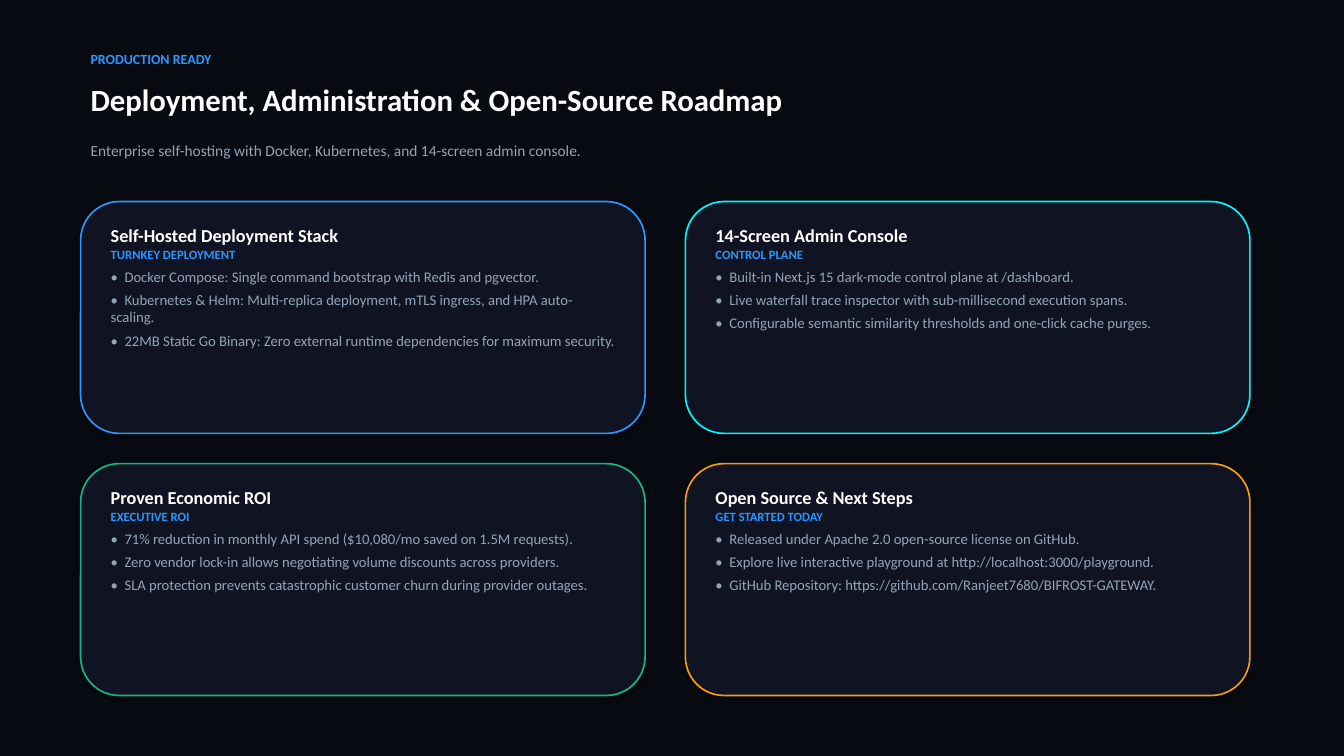
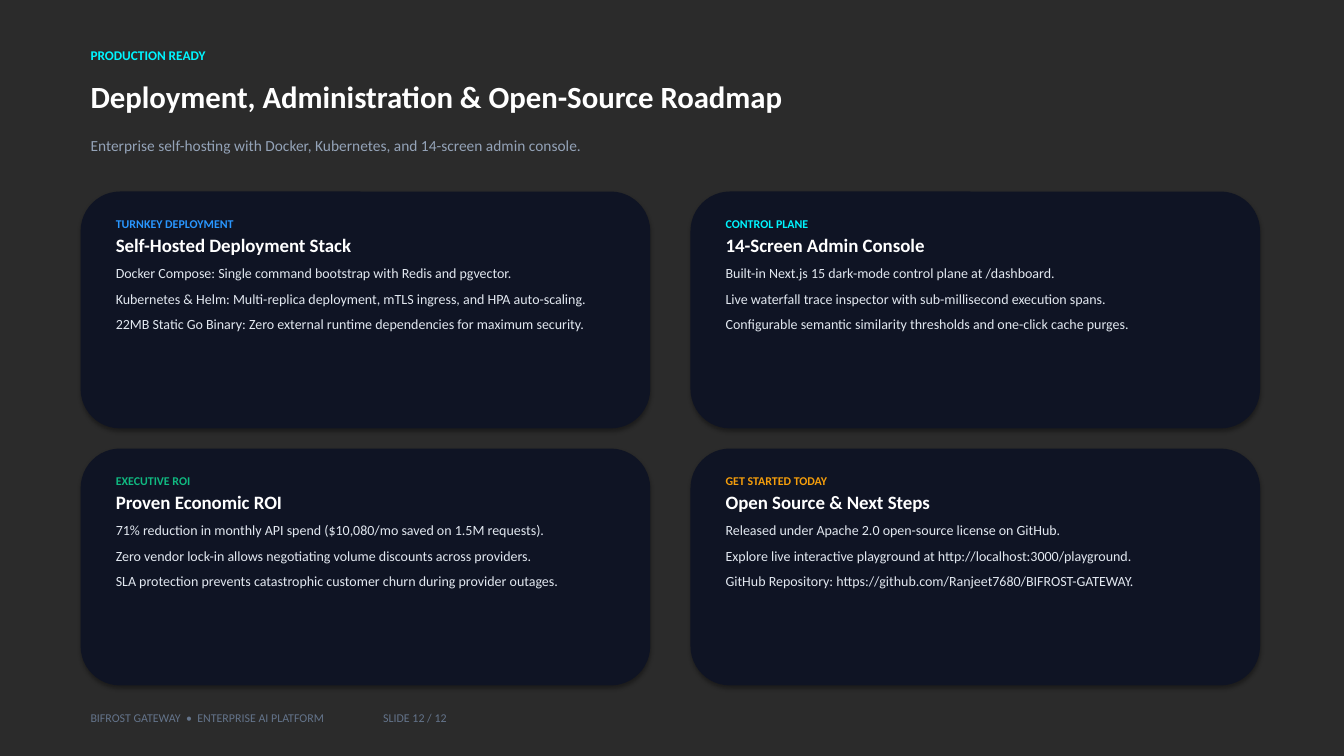
Before and after one commit to Ranjeet7680/BIFROST-GATEWAY, a slide deck: slide 12 of Bifrost_Gateway_Enterprise_Pitch.pptx. Drawn at 1344x756 pixels with LibreOffice and Linux fonts; fonts in the diff are those of the drawing; background and template pictures are left out; a plain dark background stands for a picture behind light text. Boxes give left, top, right and bottom in pixels: in the first picture for what was removed or moved away, otherwise in the second. Text is boxed around its words. In the diff, an @@ line names an element or a change of style, - is before the commit and + after.

Commit message:
feat(presentation): add cinematic keynote background, remove card lines/borders, and polish layout for PPTX and PDF decks

```diff
--- a/Bifrost_Gateway_Enterprise_Pitch.pptx
+++ b/Bifrost_Gateway_Enterprise_Pitch.pptx
@@ background #FFFFFF to picture (left out) @@
@@ rectangle removed at bbox=[0, 0, 1344, 756] @@
@@ text "PRODUCTION READY" at bbox=[91, 51, 206, 60]: size 10 to 9.5 pt, text colour #2997FF to #00F5FF @@
@@ text "Enterprise self-hosting with Docker, Kubernetes, ...": place and size @@
-text "Enterprise self-hosting with Docker, Kubernetes, ..." at bbox=[91, 145, 581, 159]
+text "Enterprise self-hosting with Docker, Kubernetes, ..." at bbox=[91, 140, 581, 154]
@@ rounded rectangle: place and size @@
-rounded rectangle at bbox=[81, 202, 645, 434]
+rounded rectangle at bbox=[81, 192, 650, 429]
@@ rounded rectangle at bbox=[81, 192, 650, 429]: fill #101422 to #0F1424; outline #2997FF 1.2 pt to none @@
@@ rounded rectangle: place and size @@
-rounded rectangle at bbox=[686, 202, 1250, 434]
+rounded rectangle at bbox=[691, 192, 1260, 429]
@@ rounded rectangle at bbox=[691, 192, 1260, 429]: fill #101422 to #0F1424; outline #00F5FF 1.2 pt to none @@
@@ text "TURNKEY DEPLOYMENT": place and size @@
-text "TURNKEY DEPLOYMENT" at bbox=[111, 229, 614, 349]
+text "TURNKEY DEPLOYMENT" at bbox=[116, 220, 586, 331]
@@ text at bbox=[116, 220, 233, 228]: paragraph added @@
+TURNKEY DEPLOYMENT
@@ text at bbox=[116, 238, 351, 255]: size 13 to 13.5 pt in "Self-Hosted Deployment Stack"; more space between paragraphs @@
@@ text "CONTROL PLANE": place and size @@
-text "CONTROL PLANE" at bbox=[715, 229, 1151, 331]
+text "CONTROL PLANE" at bbox=[726, 220, 1129, 332]
@@ text at bbox=[726, 220, 808, 228]: paragraph added @@
+CONTROL PLANE
@@ text at bbox=[726, 238, 925, 252]: size 13 to 13.5 pt in "14-Screen Admin Console"; more space between paragraphs @@
@@ text at bbox=[116, 268, 586, 331]: text changed; size 10.5 to 10 pt; text colour #94A3B8 to #E2E8F0 @@
-TURNKEY DEPLOYMENT
-• Docker Compose: Single command bootstrap with Redis and pgvector.
-• Kubernetes & Helm: Multi-replica deployment, mTLS ingress, and HPA auto-scaling.
-• 22MB Static Go Binary: Zero external runtime dependencies for maximum security.
+Docker Compose: Single command bootstrap with Redis and pgvector.
+Kubernetes & Helm: Multi-replica deployment, mTLS ingress, and HPA auto-scaling.
+22MB Static Go Binary: Zero external runtime dependencies for maximum security.
@@ text at bbox=[726, 268, 1129, 332]: text changed; size 10.5 to 10 pt; text colour #94A3B8 to #E2E8F0 @@
-CONTROL PLANE
-• Built-in Next.js 15 dark-mode control plane at /dashboard.
-• Live waterfall trace inspector with sub-millisecond execution spans.
-• Configurable semantic similarity thresholds and one-click cache purges.
+Built-in Next.js 15 dark-mode control plane at /dashboard.
+Live waterfall trace inspector with sub-millisecond execution spans.
+Configurable semantic similarity thresholds and one-click cache purges.
@@ rounded rectangle: place and size @@
-rounded rectangle at bbox=[81, 464, 645, 696]
+rounded rectangle at bbox=[81, 449, 650, 686]
@@ rounded rectangle at bbox=[81, 449, 650, 686]: fill #101422 to #0F1424; outline #10B981 1.2 pt to none @@
@@ rounded rectangle: place and size @@
-rounded rectangle at bbox=[686, 464, 1250, 696]
+rounded rectangle at bbox=[691, 449, 1260, 686]
@@ rounded rectangle at bbox=[691, 449, 1260, 686]: fill #101422 to #0F1424; outline #F59E0B 1.2 pt to none @@
@@ text "EXECUTIVE ROI": place and size @@
-text "EXECUTIVE ROI" at bbox=[111, 491, 588, 593]
+text "EXECUTIVE ROI" at bbox=[116, 477, 558, 589]
@@ text at bbox=[116, 477, 190, 485]: paragraph added @@
+EXECUTIVE ROI
@@ text "GET STARTED TODAY": place and size @@
-text "GET STARTED TODAY" at bbox=[715, 492, 1156, 593]
+text "GET STARTED TODAY" at bbox=[726, 477, 1133, 589]
@@ text at bbox=[726, 477, 827, 485]: paragraph added @@
+GET STARTED TODAY
@@ text at bbox=[116, 495, 282, 509]: size 13 to 13.5 pt in "Proven Economic ROI"; more space between paragraphs @@
@@ text at bbox=[726, 496, 930, 512]: size 13 to 13.5 pt in "Open Source & Next Steps"; more space between paragraphs @@
@@ text at bbox=[116, 525, 558, 589]: text changed; size 10.5 to 10 pt; text colour #94A3B8 to #E2E8F0 @@
-EXECUTIVE ROI
-• 71% reduction in monthly API spend ($10,080/mo saved on 1.5M requests).
-• Zero vendor lock-in allows negotiating volume discounts across providers.
-• SLA protection prevents catastrophic customer churn during provider outages.
+71% reduction in monthly API spend ($10,080/mo saved on 1.5M requests).
+Zero vendor lock-in allows negotiating volume discounts across providers.
+SLA protection prevents catastrophic customer churn during provider outages.
@@ text at bbox=[726, 525, 1133, 589]: text changed; size 10.5 to 10 pt; text colour #94A3B8 to #E2E8F0 @@
-GET STARTED TODAY
-• Released under Apache 2.0 open-source license on GitHub.
-• Explore live interactive playground at http://localhost:3000/playground.
-• GitHub Repository: https://github.com/Ranjeet7680/BIFROST-GATEWAY.
+Released under Apache 2.0 open-source license on GitHub.
+Explore live interactive playground at http://localhost:3000/playground.
+GitHub Repository: https://github.com/Ranjeet7680/BIFROST-GATEWAY.
@@ text added at bbox=[91, 714, 447, 722], 8.5 pt, text #64748B @@
+BIFROST GATEWAY • ENTERPRISE AI PLATFORM SLIDE 12 / 12
```
Also in this commit, not shown: 11 other slides changed, 6 other files.
